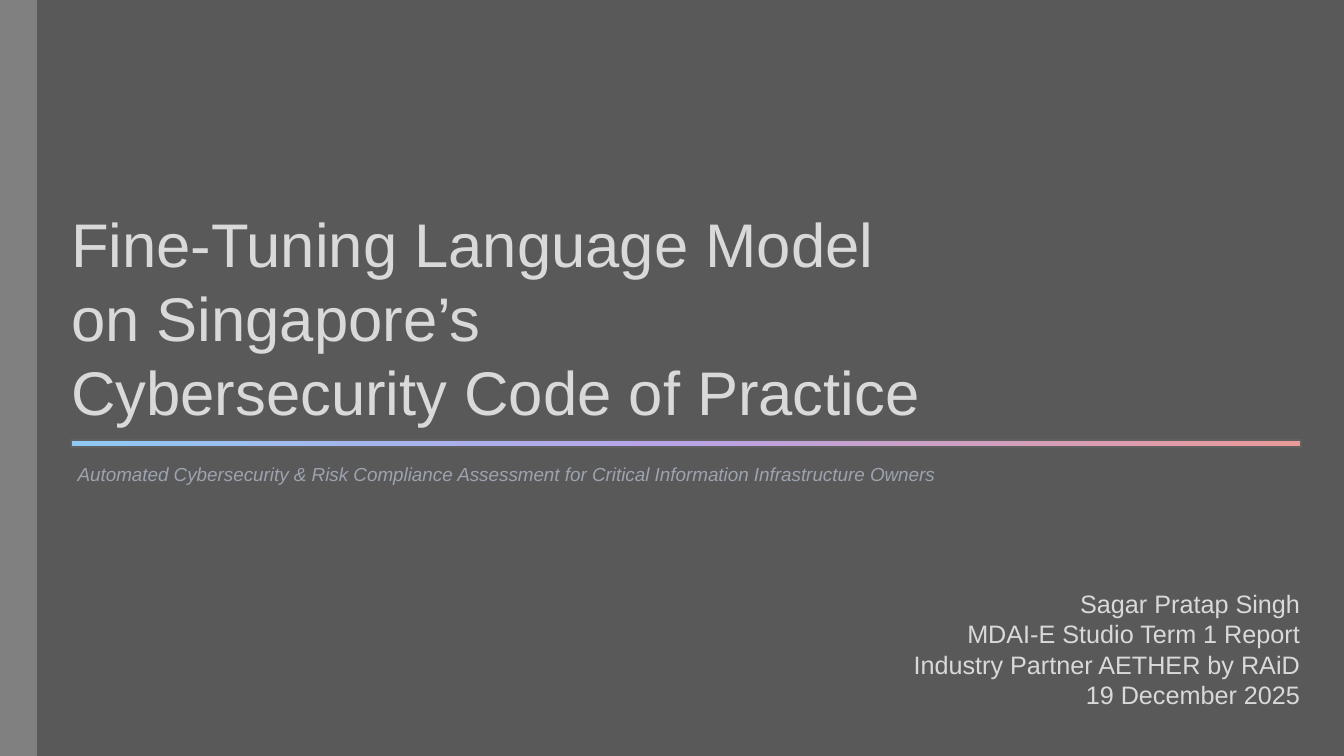
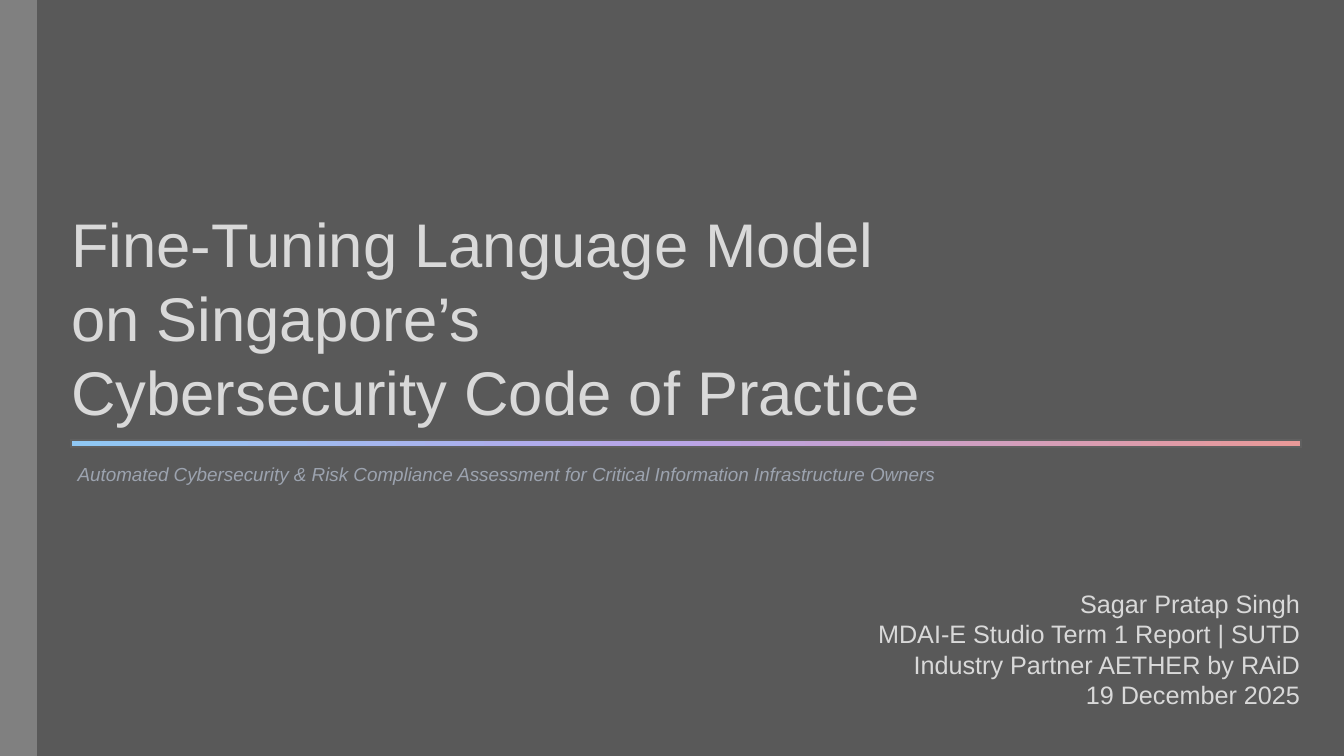
Before and after one commit to sagerstack/primus-ccop-fine-tuning, a slide deck: slide 1 of report/term1-end/MDAIE-AETher-FineTuning-LLM-CCoP-Sagar-1010736-20251219.pptx. Drawn at 1344x756 pixels with LibreOffice and Linux fonts; fonts in the diff are those of the drawing. Boxes give left, top, right and bottom in pixels: in the first picture for what was removed or moved away, otherwise in the second. Text is boxed around its words. In the diff, an @@ line names an element or a change of style, - is before the commit and + after.

```diff
--- a/report/term1-end/MDAIE-AETher-FineTuning-LLM-CCoP-Sagar-1010736-20251219.pptx
+++ b/report/term1-end/MDAIE-AETher-FineTuning-LLM-CCoP-Sagar-1010736-20251219.pptx
@@ text at (878, 625, 1300, 648): text changed @@
-MDAI-E Studio Term 1 Report
+MDAI-E Studio Term 1 Report | SUTD
```
Also in this commit, not shown: 13 other slides changed, 1 slide added, 13 other files.
